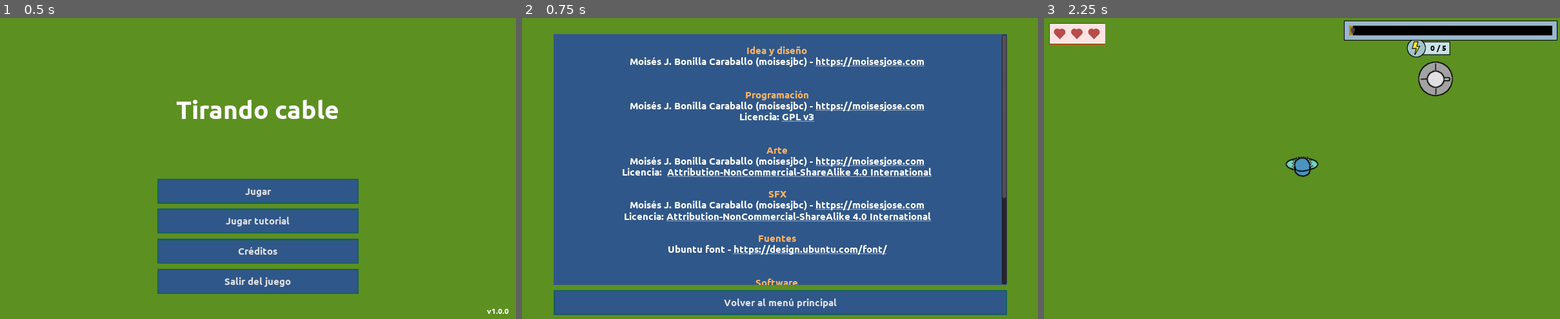
Above: before the commit, frames 1-3 (left to right).
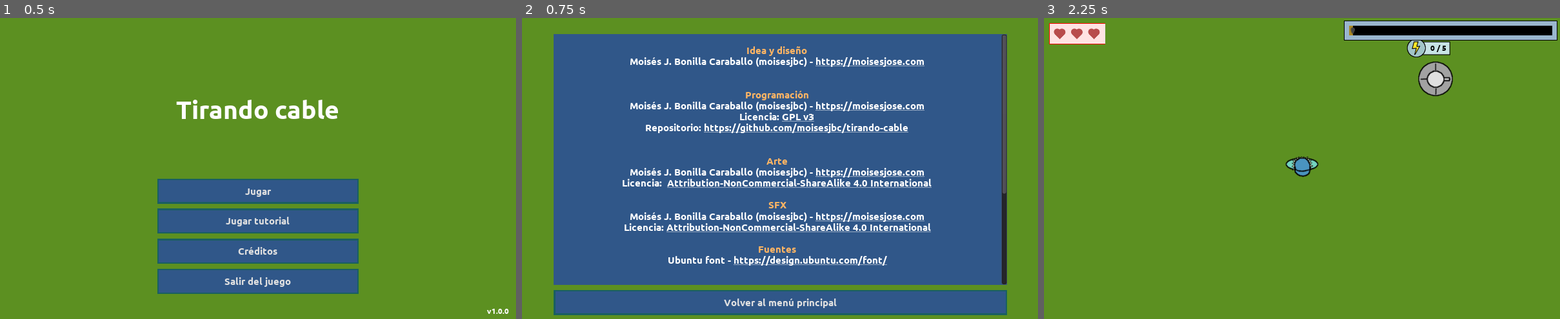
Above: after the commit, the same moments.

Repository: moisesjbc/spain-game-dev-jam-3
Game: Godot game, scene res://menus/main_menu/main_menu.tscn
Same seed, same stepped clock (60 frames per second), same inputs: the game is played once before the commit and once after it.
Inputs:
- Up to frame 1 (0.5 s): no input
- Up to frame 2 (0.75 s): click "Créditos" at 0.5 s
- Up to frame 3 (2.25 s): click "Volver al menú principal" at 1.25 s; click "Jugar" at 2 s

Frame 1 is identical in both runs. In frame 2, 7.2% of the frame differs, in the area x 19-94%, y 35-89%; in frame 3, nothing differs.

Commit message:
Añade enlace al repositorio en los créditos

Diff:
--- a/godot-project/menus/credits_menu/credits_menu.tscn
+++ b/godot-project/menus/credits_menu/credits_menu.tscn
@@ -60,6 +60,7 @@
 [color=#FFB563]Programación[/color]
 [color=white]Moisés J. Bonilla Caraballo (moisesjbc) - [url=https://moisesjose.com]https://moisesjose.com[/url][/color]
 [color=white]Licencia: [url=https://www.gnu.org/licenses/gpl-3.0.html]GPL v3[/url][/color]
+[color=white]Repositorio: [url=https://github.com/moisesjbc/tirando-cable]https://github.com/moisesjbc/tirando-cable[/url][/color]
 
 [center]
 [color=#FFB563]Arte[/color]
@@ -95,6 +96,7 @@
 Programación
 Moisés J. Bonilla Caraballo (moisesjbc) - https://moisesjose.com
 Licencia: GPL v3
+Repositorio: https://github.com/moisesjbc/tirando-cable
 
 
 Arte
